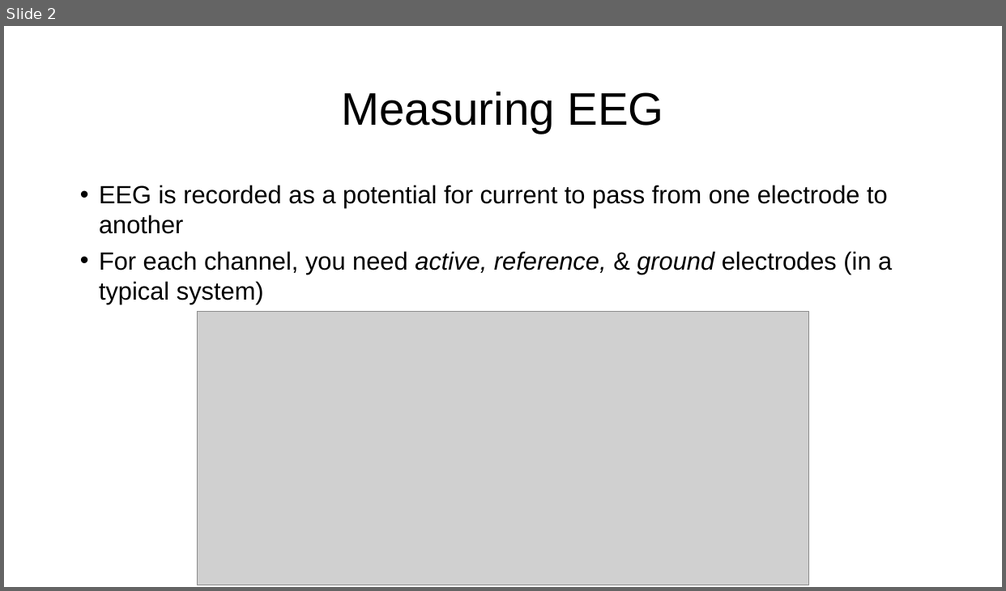
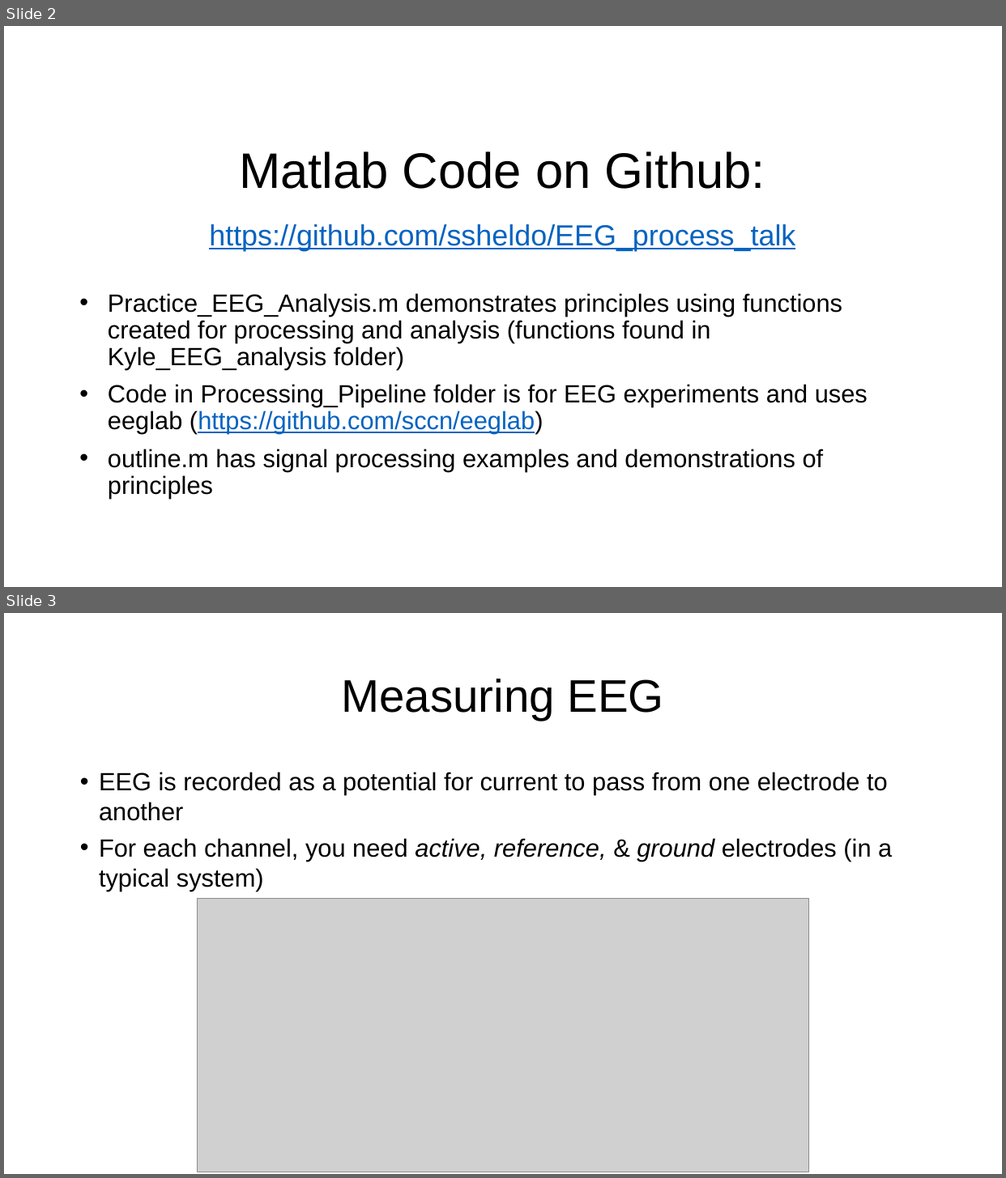
Before and after one commit to ssheldo/EEG_process_talk, a slide deck: EEG_Processing_Presentation.pptx. Shown one above the other, each under a label of ours: slide 2 before the commit, slides 2 and 3 after it. The pictures are 1006x591 and 1006x1178 pixels, drawn with LibreOffice and Linux fonts; fonts in the diff are those of the drawing; grey boxes stand for pictures. Boxes give left, top, right and bottom in pixels: in the first picture for what was removed or moved away, otherwise in the second. Text is boxed around its words. In the diff, an @@ line names an element or a change of style, - is before the commit and + after.

```diff
--- a/EEG_Processing_Presentation.pptx
+++ b/EEG_Processing_Presentation.pptx
@@ slide 2 added at bbox=[4, 26, 1002, 587], background #FFFFFF @@
@@ title added at bbox=[209, 152, 795, 251], 28 pt, text #0563C1, underline @@
+Matlab Code on Github: https://github.com/ssheldo/EEG_process_talk
@@ text added at bbox=[108, 293, 867, 498], 24 pt, text #000000 @@
+• Practice_EEG_Analysis.m demonstrates principles using functions created for processing and analysis (functions found in Kyle_EEG_analysis folder)
+• Code in Processing_Pipeline folder is for EEG experiments and uses eeglab (https://github.com/sccn/eeglab)
+• outline.m has signal processing examples and demonstrations of principles
@@ what was slide 2 is now slide 3 @@
```
Also in this commit, not shown: 4 slides changed, 20 other slides added, 1 slide removed, 4 other files.
